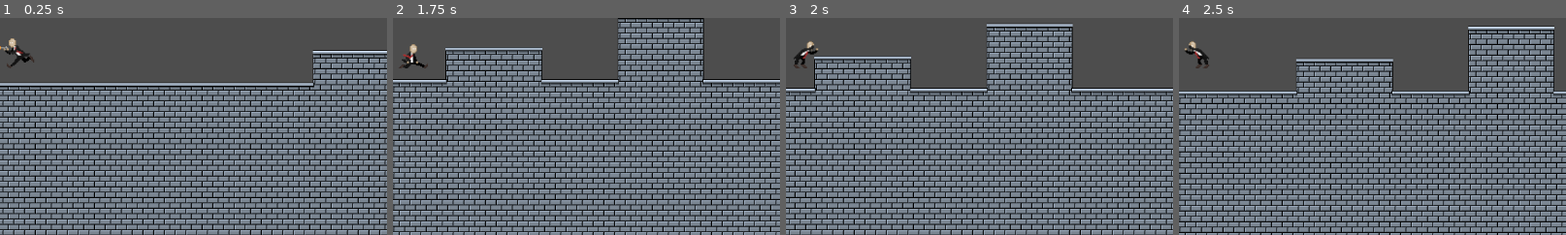
Above: before the commit, frames 1-4 (left to right).
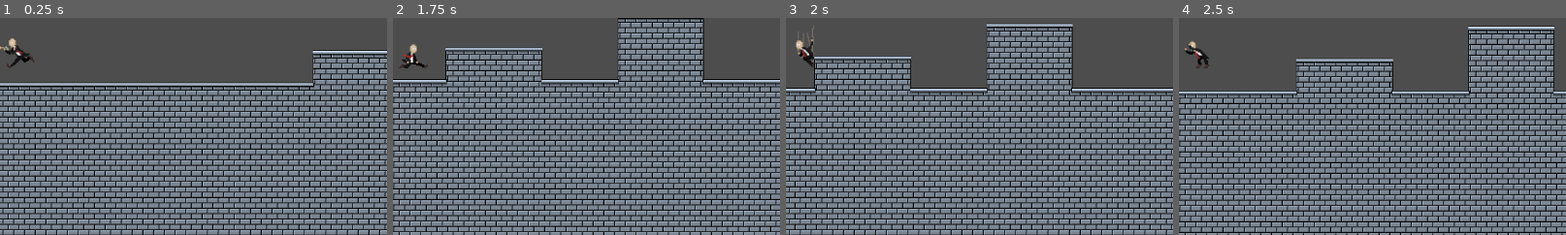
Above: after the commit, the same moments.

Repository: LiamQuinlan-Carleton/COMP1501FINAL
Game: Godot game, scene res://first_level.tscn
The game is run twice, just before and just after one commit, with the same random seed, the same clock (stepped at 60 frames per second) and the same inputs. The engine's default icon, where the game draws it, is replaced by a stand-in: a white triangle on a blue panel in a dark square.
Inputs (mouse positions are % of the whole screen's width and height, from its top left):
- Up to frame 1 (0.25 s): no input
- Up to frame 2 (1.75 s): move the mouse to (72, 45) at 0.52 s; hold S (crouch) 0.53-1.28 s; hold D (Right) from 0.53 s (still down); tap Space (Jump) at 0.77, 0.8, 1.07, 1.35, 1.52 s; move the mouse to (30, 55) at 1.27 s; tap S (crouch) at 1.55 s
- Up to frame 3 (2 s): keep holding D (Right); tap Space (Jump) at 1.82 s
- Up to frame 4 (2.5 s): move the mouse to (60, 28) at 2.02 s; release D (Right) at 2.03 s; press the mouse at (60, 28) at 2.03 s; hold A (Left) from 2.03 s (still down); tap Space (Jump) at 2.3 s
The pictures show only the part of the screen within x 48-97%, y 42-92%; the shares and areas given below are measured in that part.

Frames 1-2 are identical in both runs. In frame 3, 0.5% of the frame differs, in the area x 2-9%, y 3-24%; in frame 4, nothing differs.

Commit message:
Potentially fixed wall slide

Diff:
--- a/Player.tscn
+++ b/Player.tscn
@@ -794,9 +794,6 @@
 [node name="AnimatedSprite2D" type="AnimatedSprite2D" parent="."]
 scale = Vector2(0.5, 0.5)
 sprite_frames = SubResource("SpriteFrames_83j4p")
-animation = &"Jump Right"
-frame = 11
-frame_progress = 1.0
 animation = &"Shoot Left"
 
 [node name="Upper Collision" type="Area2D" parent="."]
--- a/player.gd
+++ b/player.gd
@@ -161,9 +161,9 @@
 		else:
 			animation.play("Idle")
 	if is_on_wall() and !crouching and !is_jumping and can_shoot:
-		if (velocity.x > 0):
+		if (l_dir == 1):
 			animation.play("Wall Slide Right")
-		elif (velocity.x < 0):
+		elif (l_dir == -1):
 			animation.play("Wall Slide Left")
 
 	if Input.is_action_just_pressed("Right"):
